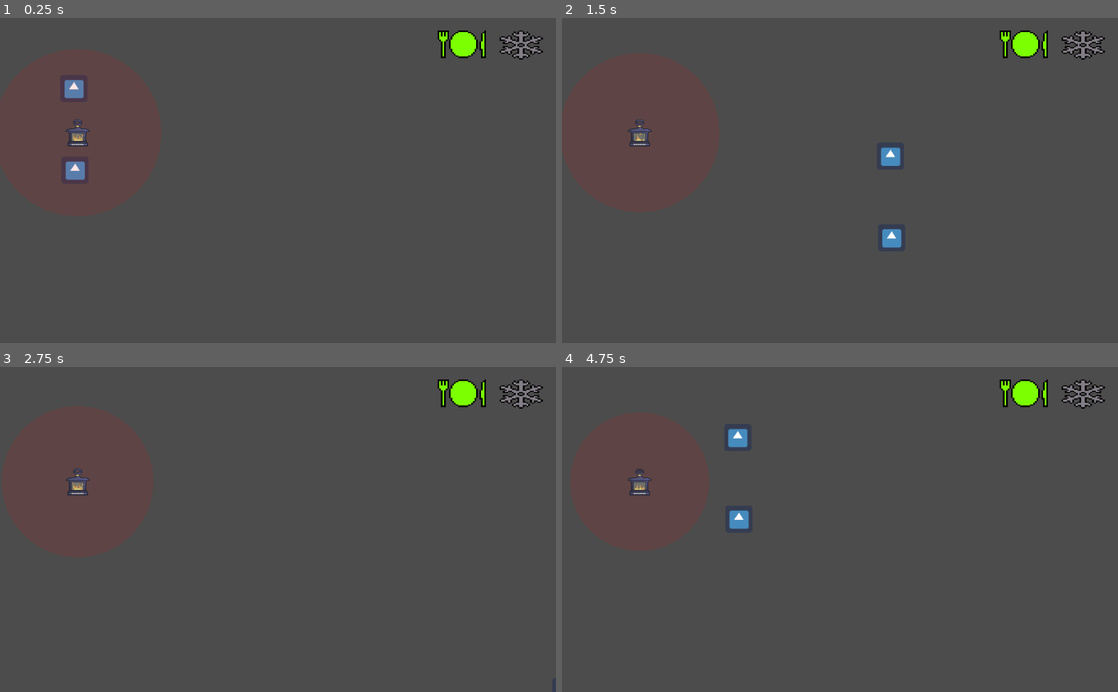
Above: before the commit, frames 1-4 (two rows, left to right).
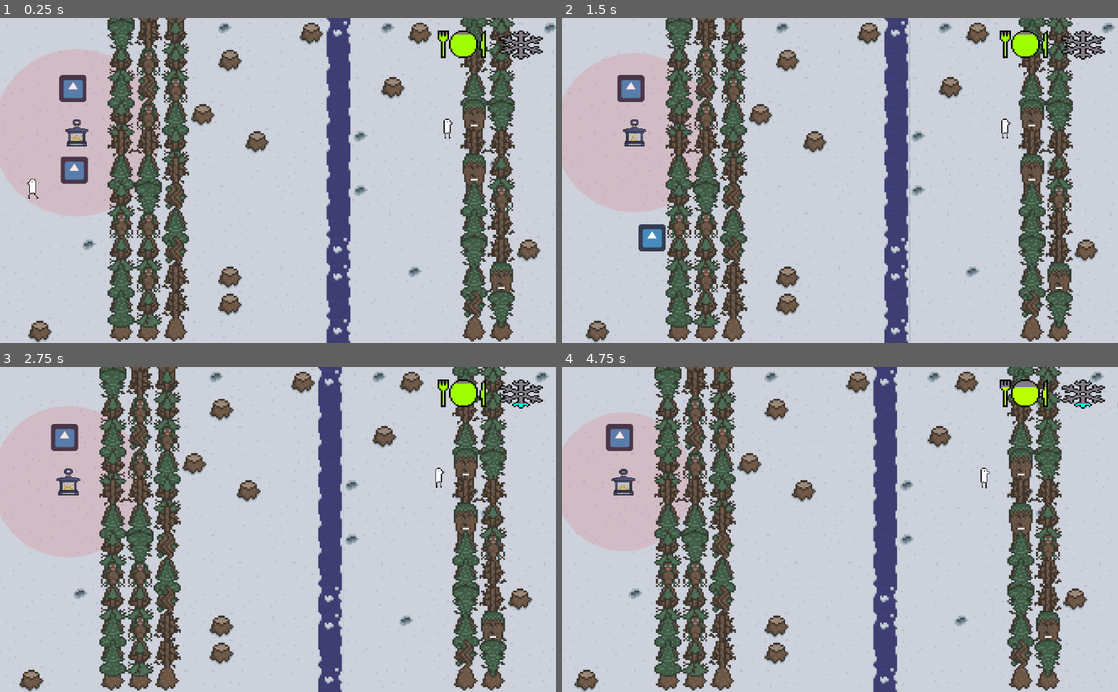
Above: after the commit, the same moments.

Repository: rchin157/gamejamNov2020
Game: Godot game, scene res://Level/Level.tscn
Same seed, same stepped clock (60 frames per second), same inputs: the game is played once before the commit and once after it. The project has no main scene, so this scene is started directly. The engine's default icon, where the game draws it, is replaced by a stand-in: a white triangle on a blue panel in a dark square. Sound files missing from this copy of the repository are replaced by a short silence.
Inputs:
- Up to frame 1 (0.25 s): no input
- Up to frame 2 (1.5 s): tap Enter (ui_accept) at 0.5, 0.77 s; hold Right (ui_right) 0.53-1.28 s; hold Down (ui_down) from 1.28 s (still down)
- Up to frame 3 (2.75 s): tap Enter (ui_accept) at 1.52 s; release Down (ui_down) at 2.03 s; hold Right (ui_right) from 2.03 s (still down)
- Up to frame 4 (4.75 s): release Right (ui_right) at 2.78 s; hold Up (ui_up) 2.78-3.53 s; tap Enter (ui_accept) at 3.02, 3.77, 4.52 s; hold Left (ui_left) from 3.53 s (still down)

The runs differ from the first frame. In frame 1, 93% of the frame differs, in the area x 0-100%, y 0-100%; in frame 2, 93%; in frame 3, 93%; in frame 4, 93%.
Error before the commit: Invalid set index 'seed' (on base: 'RandomNumberGenerator') with value of type 'Nil'. (res://Scripts/Level.gd:102)

Commit message:
Multiplayer fixes that are less degenerate

Diff:
--- a/Level/Music.gd
+++ b/Level/Music.gd
@@ -35,7 +35,7 @@
 				remoteToggle(index+1,false)
 	elif state:
 		enableSong(index)
-		if(synchro):
+		if(synchro and MultiplayerManager.isConnected()):
 				remoteToggle(index+1,true)
 
 func remoteToggle(index: int, state: bool):
--- a/Level/Music.tscn
+++ b/Level/Music.tscn
@@ -19,51 +19,40 @@
 
 [node name="WHACK" type="AudioStreamPlayer" parent="."]
 stream = ExtResource( 4 )
-volume_db = -80.0
 
 [node name="Burning Heart" type="AudioStreamPlayer" parent="."]
 stream = ExtResource( 1 )
-volume_db = -30.0
 
 [node name="ChopA" type="AudioStreamPlayer" parent="."]
 stream = ExtResource( 12 )
-volume_db = -30.0
 
 [node name="ChopB" type="AudioStreamPlayer" parent="."]
 stream = ExtResource( 9 )
-volume_db = -30.0
 
 [node name="Cook" type="AudioStreamPlayer" parent="."]
 stream = ExtResource( 5 )
-volume_db = -30.0
 
 [node name="Game Over" type="AudioStreamPlayer" parent="."]
 stream = ExtResource( 3 )
-volume_db = -30.0
 
 [node name="HuntA" type="AudioStreamPlayer" parent="."]
 stream = ExtResource( 7 )
-volume_db = -30.0
 
 [node name="HuntB" type="AudioStreamPlayer" parent="."]
 stream = ExtResource( 8 )
-volume_db = -30.0
 
 [node name="Lantern Lit" type="AudioStreamPlayer" parent="."]
 stream = ExtResource( 4 )
+autoplay = true
 
 [node name="Lantern Proximity" type="AudioStreamPlayer" parent="."]
 stream = ExtResource( 10 )
-volume_db = -30.0
 
 [node name="Title" type="AudioStreamPlayer" parent="."]
 stream = ExtResource( 11 )
-volume_db = -30.0
 
 [node name="WalkA" type="AudioStreamPlayer" parent="."]
 stream = ExtResource( 2 )
-volume_db = -30.0
 
 [node name="WalkB" type="AudioStreamPlayer" parent="."]
 stream = ExtResource( 6 )
-volume_db = -30.0
--- a/Scripts/Item.gd
+++ b/Scripts/Item.gd
@@ -9,6 +9,37 @@
 func _ready():
 	pass # Replace with function body.
 
+func remoteWaterLog(index, i, j):
+	var level = get_parent()
+	level.tiles[i][j] = 4
+	level.tileImgs[i][j] = 67
+	level.tilemap.set_cell(i, j, 67)
+	MultiplayerManager.in_world[index]._dispose()
+	pass
+
+func waterLog(displace, collider):
+	var name = collider.collider.get_name()
+	var push = get_parent().get_node(name)
+	var level = get_parent()
+	var posy
+	var posx
+	if displace.x > 0:
+		posx = int(floor((collider.position.x) / 64))
+	else:
+		posx = int(ceil((collider.position.x) / 64)) - 1
+	if displace.y >= 0:
+		posy = int(floor((collider.position.y) / 64))
+	elif displace.y < 0:
+		posy = int(floor((collider.position.y) / 64)) - 1
+
+	push.set_cell(posx, posy, 67)
+	level.tiles[posx][posy] = 4
+	level.tileImgs[posx][posy] = 67
+	if(MultiplayerManager.isConnected()):
+		MultiplayerManager.rpc("waterLog",MultiplayerManager.in_world.find(self),posx,posy)
+
+	_dispose()
+
 func attemptPush(displace: Vector2, blacklist):
 	blacklist.append(self)
 	var initialpos = get_position()
@@ -16,24 +47,7 @@
 	if(get_slide_count()>0):
 		var collider = get_slide_collision(0)
 		if collider.collider.get_collision_layer_bit(1):
-			var name = collider.collider.get_name()
-			var push = get_parent().get_node(name)
-			var level = get_parent()
-			var posy
-			var posx
-			if displace.x > 0:
-				posx = int(floor((collider.position.x) / 64))
-			else:
-				posx = int(ceil((collider.position.x) / 64)) - 1
-			if displace.y >= 0:
-				posy = int(floor((collider.position.y) / 64))
-			elif displace.y < 0:
-				posy = int(floor((collider.position.y) / 64)) - 1
-
-			push.set_cell(posx, posy, 67)
-			level.tiles[posx][posy] = 4
-			level.tileImgs[posx][posy] = 67
-			_dispose()
+			waterLog(displace, collider)
 		else:
 			set_position(initialpos)
 			var name = collider.collider.get_name()
--- a/Scripts/Level.gd
+++ b/Scripts/Level.gd
@@ -111,7 +111,7 @@
 
 # Called every frame. 'delta' is the elapsed time since the previous frame.
 func _process(delta):
-	var step = 0 #delta / scrollPeriod * cellwidth
+	var step = delta / scrollPeriod * cellwidth
 	currentScroll += step
 	if currentScroll >= cellwidth:
 		newColumn()
--- a/Scripts/LevelEntity.gd
+++ b/Scripts/LevelEntity.gd
@@ -2,7 +2,6 @@
 
 enum types {PLAYER,TREE,PUNPUN,ITEM,DEFAULT}
 var type = types.DEFAULT;
-var previous
 # Declare member variables here. Examples:
 # var a = 2
 # var b = "text"
@@ -10,7 +9,6 @@
 # Called when the node enters the scene tree for the first time.
 func _ready():
 	MultiplayerManager.in_world.append(self)
-	previous = get_position()
 	#print(MultiplayerManager.in_world.size())
 	pass # Replace with function body.
 
@@ -33,12 +31,14 @@
 
 func action_finish_remote():
 	var index = MultiplayerManager.in_world.find(self)
-	MultiplayerManager.rpc("levelEntityAction",index)
+	if(MultiplayerManager.isConnected()):
+		MultiplayerManager.rpc("levelEntityAction",index)
 
 func sendPositionDelta():
 	var index = MultiplayerManager.in_world.find(self)
 	var pos = get_position();
-	MultiplayerManager.rpc("update_object_position",index,pos.x,pos.y)
+	if(MultiplayerManager.isConnected()):
+		MultiplayerManager.rpc("update_object_position",index,pos.x,pos.y)
 
 func _exit_tree():
 	_dispose();
@@ -51,8 +51,5 @@
 	pass
 
 # Called every frame. 'delta' is the elapsed time since the previous frame.
-func _process(delta):
-	if(previous != get_position()):
-		sendPositionDelta()
-		previous = get_position()
-	pass
+#func _process(delta):
+#	pass
--- a/Scripts/MultiplayerManage.gd
+++ b/Scripts/MultiplayerManage.gd
@@ -12,7 +12,7 @@
 var listeningPlayer;
 var in_world = [];
 var itemSpawner
-var random_seed;
+var random_seed = 0;
 
 # Called when the node enters the scene tree for the first time.
 func _ready():
@@ -66,6 +66,9 @@
 	openingMenu.set_player(id,num);
 	pass
 
+remote func waterLog(index,i,j ):
+	in_world[index].remoteWaterLog(index, i, j)
+
 remote func setSeed(Seed):
 	random_seed = Seed;
 
--- a/Scripts/Player.gd
+++ b/Scripts/Player.gd
@@ -48,7 +48,8 @@
 		if(velocity.length()>0):
 			Music.toggleSong(11,true)
 			move_and_slide(velocity)
-			MultiplayerManager.rpc_unreliable("update_player_pos",get_position().x,get_position().y)
+			if(MultiplayerManager.isConnected()):
+				MultiplayerManager.rpc_unreliable("update_player_pos",get_position().x,get_position().y)
 		else:
 			Music.toggleSong(11,false)
 		if focus.size()>0:
